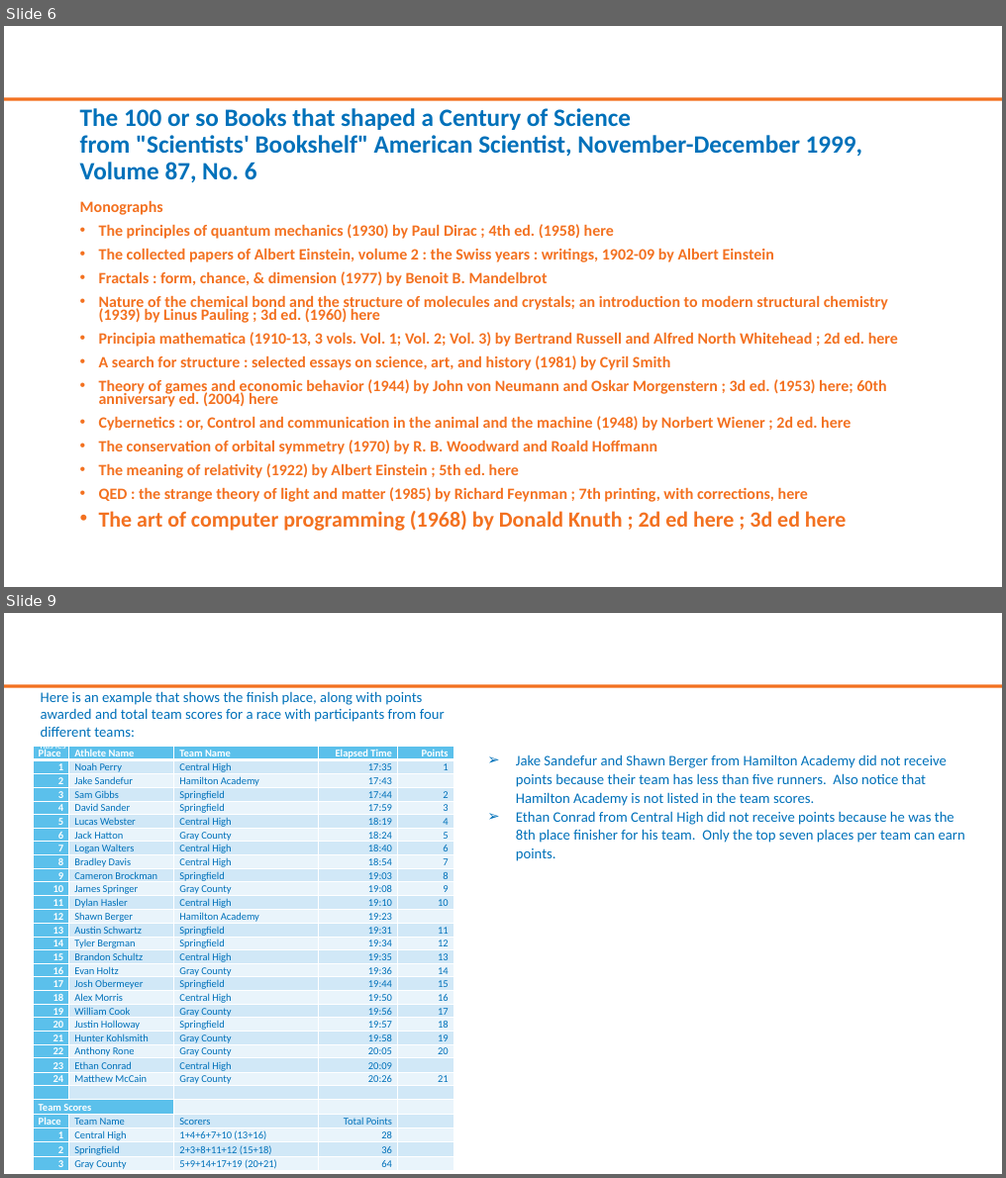
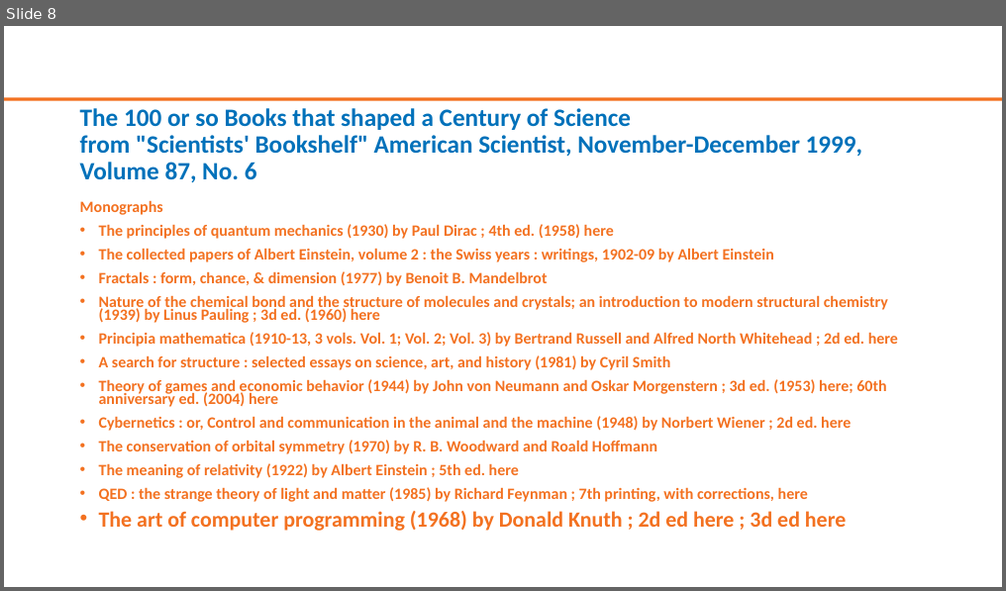
Before and after one commit to Ingage-Meetup/XC-20210120, a slide deck: slides.pptx. Shown one above the other, each under a label of ours: slides 6 and 9 before the commit, slide 8 after it; the slides between them are not shown. The pictures are 1006x1178 and 1006x591 pixels, drawn with LibreOffice and Linux fonts; fonts in the diff are those of the drawing; background and template pictures are left out. Boxes give left, top, right and bottom in pixels: in the first picture for what was removed or moved away, otherwise in the second. Text is boxed around its words. In the diff, an @@ line names an element or a change of style, - is before the commit and + after.

```diff
--- a/slides.pptx
+++ b/slides.pptx
@@ slide 9 removed at bbox=[4, 613, 1002, 1174], background #FFFFFF; not listed: 1 template element that a slide beside it also shows @@
@@ text removed at bbox=[41, 691, 445, 753] @@
-Here is an example that shows the finish place, along with points awarded and total team scores for a race with participants from four different teams:Shawn Berger from Hamilton Academy did not receive points because their team has les
@@ table removed at bbox=[33, 747, 453, 1174], 31 rows, 5 columns @@
-Place | Athlete Name | Team Name | Elapsed Time | Points
-1 | Noah Perry | Central High | 17:35 | 1
-2 | Jake Sandefur | Hamilton Academy | 17:43 | 
-3 | Sam Gibbs | Springfield | 17:44 | 2
-4 | David Sander | Springfield | 17:59 | 3
-5 | Lucas Webster | Central High | 18:19 | 4
-6 | Jack Hatton | Gray County | 18:24 | 5
-7 | Logan Walters | Central High | 18:40 | 6
-8 | Bradley Davis | Central High | 18:54 | 7
-9 | Cameron Brockman | Springfield | 19:03 | 8
-10 | James Springer | Gray County | 19:08 | 9
-11 | Dylan Hasler | Central High | 19:10 | 10
-12 | Shawn Berger | Hamilton Academy | 19:23 | 
-13 | Austin Schwartz | Springfield | 19:31 | 11
-14 | Tyler Bergman | Springfield | 19:34 | 12
-15 | Brandon Schultz | Central High | 19:35 | 13
-16 | Evan Holtz | Gray County | 19:36 | 14
-17 | Josh Obermeyer | Springfield | 19:44 | 15
-18 | Alex Morris | Central High | 19:50 | 16
-19 | William Cook | Gray County | 19:56 | 17
-20 | Justin Holloway | Springfield | 19:57 | 18
-21 | Hunter Kohlsmith | Gray County | 19:58 | 19
-22 | Anthony Rone | Gray County | 20:05 | 20
-23 | Ethan Conrad | Central High | 20:09 | 
-24 | Matthew McCain | Gray County | 20:26 | 21
- |  |  |  | 
-Team Scores |  |  |  | 
-Place | Team Name | Scorers | Total Points | 
-1 | Central High | 1+4+6+7+10 (13+16) | 28 | 
-2 | Springfield | 2+3+8+11+12 (15+18) | 36 | 
-3 | Gray County | 5+9+14+17+19 (20+21) | 64 | 
@@ text removed at bbox=[516, 755, 965, 861] @@
-➢ Jake Sandefur and Shawn Berger from Hamilton Academy did not receive points because their team has less than five runners. Also notice that Hamilton Academy is not listed in the team scores.
-➢ Ethan Conrad from Central High did not receive points because he was the 8th place finisher for his team. Only the top seven places per team can earn points.
@@ what was slide 6 is now slide 8 @@
```
Also in this commit, not shown: 2 slides changed, 5 slides added, 4 other slides removed.
